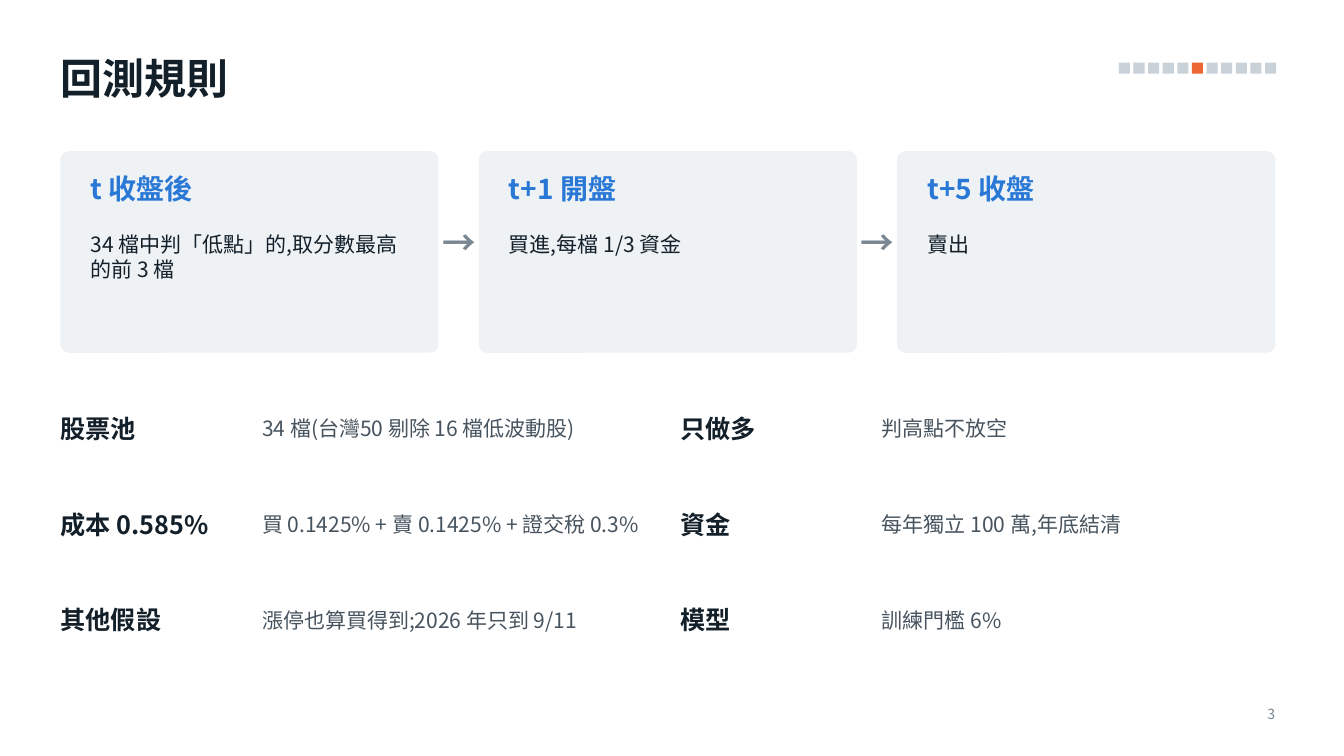
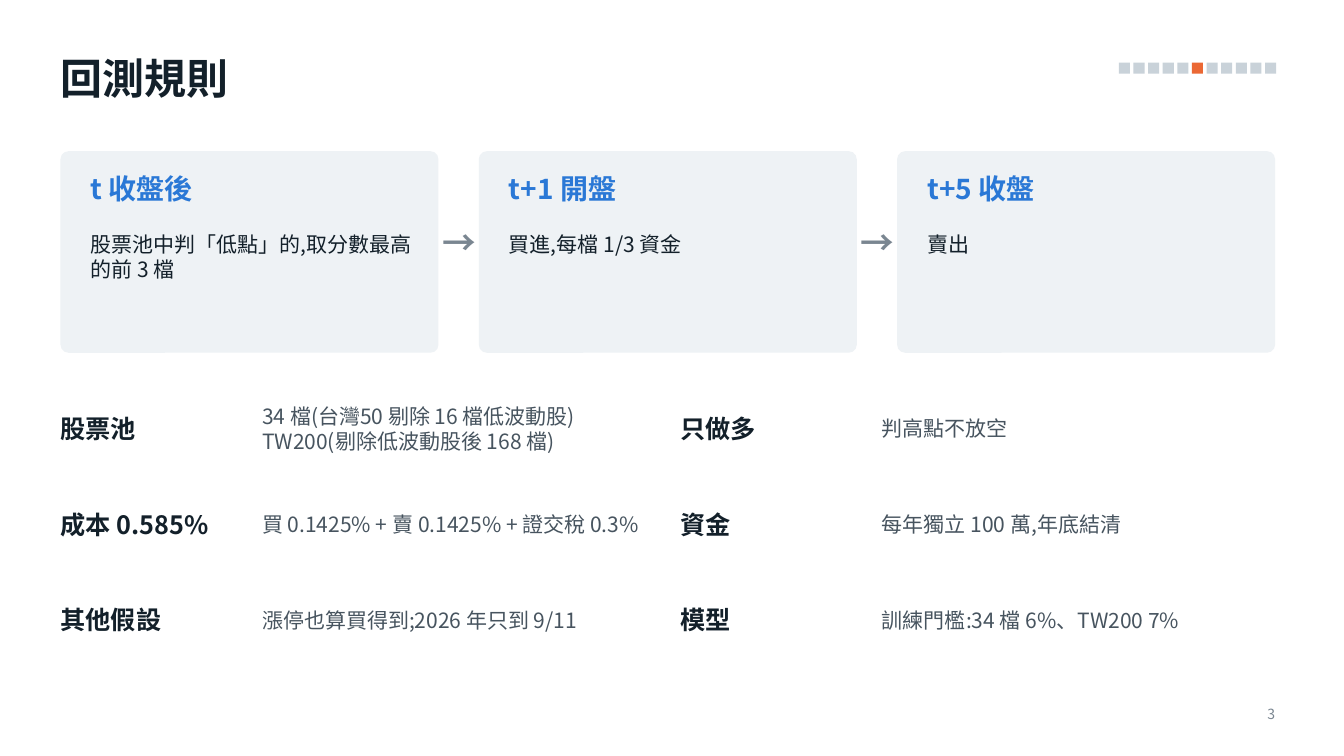
Before and after one commit to alextixu/fcukproject, a slide deck: slide 3 of method_kline_peak/report/kline_peak_report.pptx. Drawn at 1344x756 pixels with LibreOffice and Linux fonts; fonts in the diff are those of the drawing. Boxes give left, top, right and bottom in pixels: in the first picture for what was removed or moved away, otherwise in the second. Text is boxed around its words. In the diff, an @@ line names an element or a change of style, - is before the commit and + after.

```diff
--- a/method_kline_peak/report/kline_peak_report.pptx
+++ b/method_kline_peak/report/kline_peak_report.pptx
@@ text at box(91, 234, 412, 279): text changed @@
-34 檔中判「低點」的,取分數最高的前 3 檔
+股票池中判「低點」的,取分數最高的前 3 檔
@@ text at box(262, 431, 555, 453): paragraph added @@
+TW200(剔除低波動股後 168 檔)
@@ text at box(882, 610, 1179, 630): text changed @@
-訓練門檻 6%
+訓練門檻:34 檔 6%、TW200 7%
```
Also in this commit, not shown: 2 other slides changed, 5 slides added, 1 slide removed, 13 other files.
